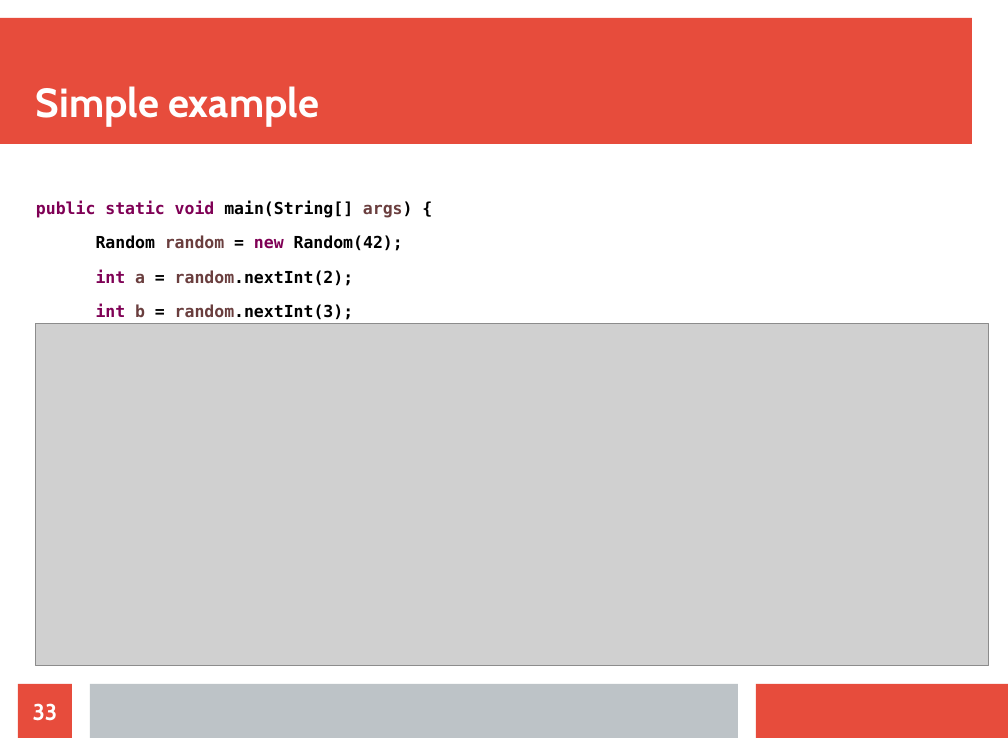
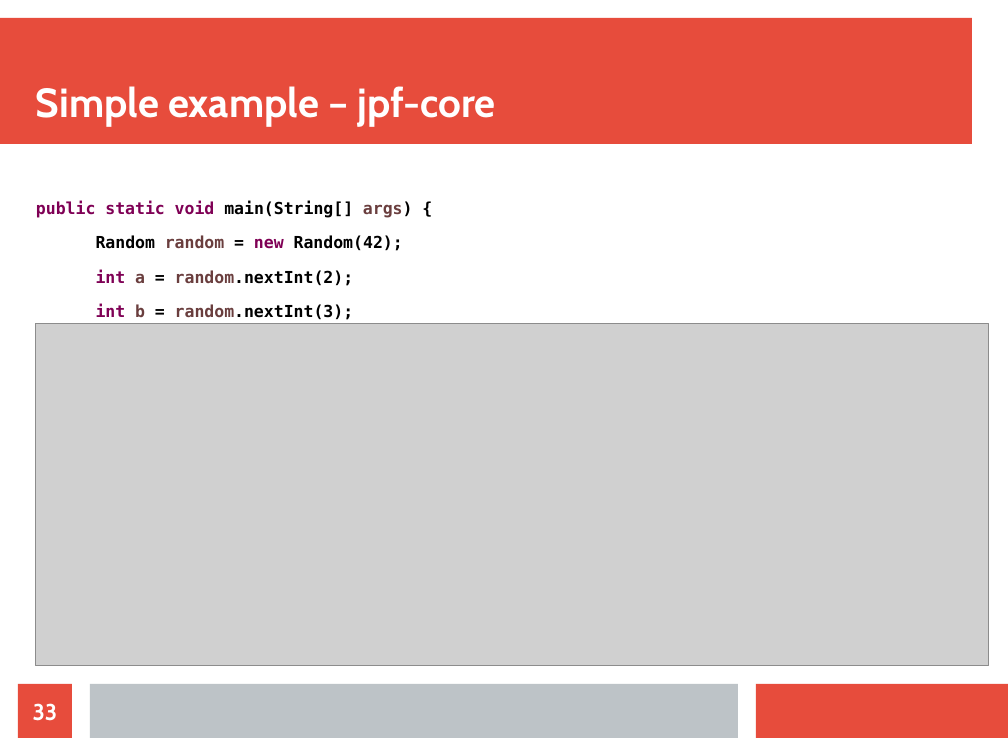
Before and after one commit to jajir/jbtree, a slide deck: slide 33 of jbtree/src/presentation/jbtree-0.2.odp. Drawn at 1008x756 pixels with LibreOffice and Linux fonts; fonts in the diff are those of the drawing; grey boxes stand for pictures. Boxes give left, top, right and bottom in pixels: in the first picture for what was removed or moved away, otherwise in the second. Text is boxed around its words. In the diff, an @@ line names an element or a change of style, - is before the commit and + after.

```diff
--- a/jbtree/src/presentation/jbtree-0.2.odp
+++ b/jbtree/src/presentation/jbtree-0.2.odp
@@ title at [36, 86, 495, 127]: text changed @@
-Simple example
+Simple example – jpf-core
```
Also in this commit, not shown: 2 other slides changed, 2 slides added, 1 slide removed.
